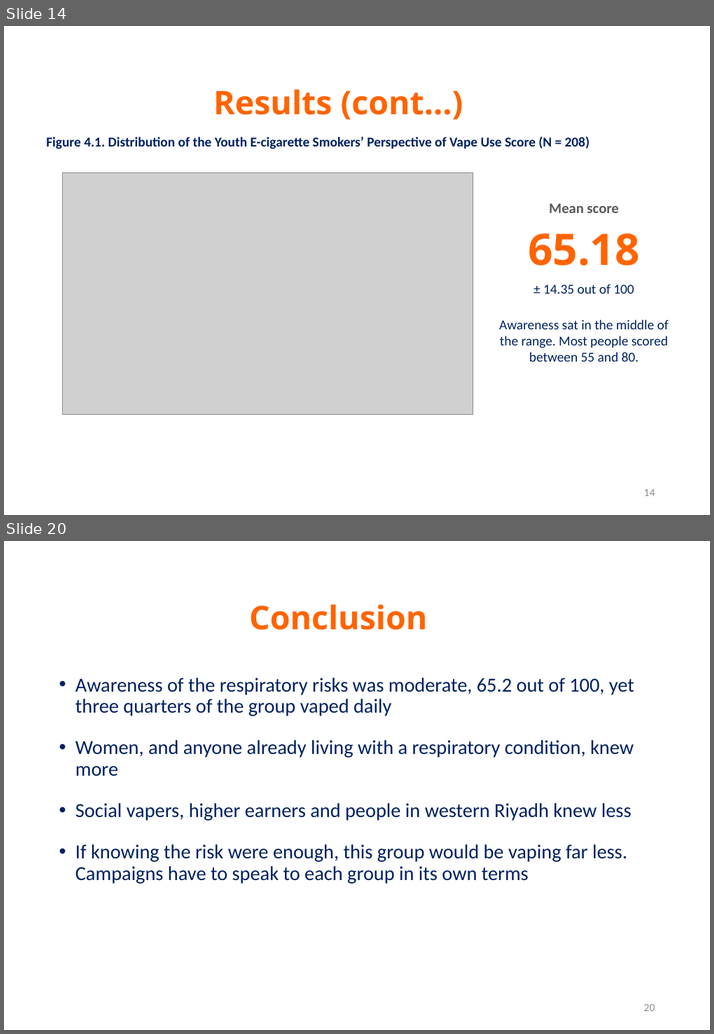
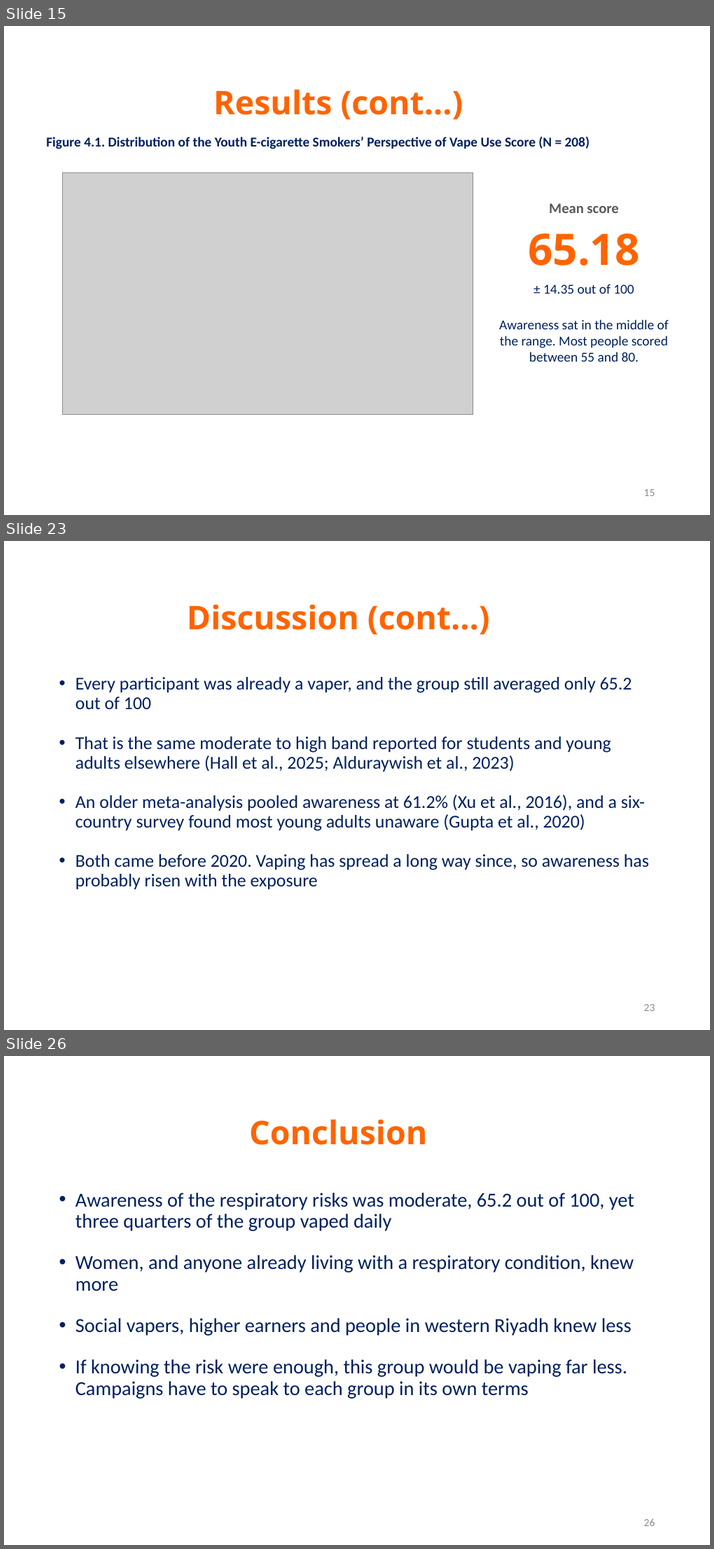
Before and after one commit to alinoshiliabunader-arch/CIPC, a slide deck: output/Basmah_Alanazi_Thesis_Defense.pptx. Shown one above the other, each under a label of ours: slides 14 and 20 before the commit, slides 15, 23 and 26 after it; the slides between them are not shown. The pictures are 714x1034 and 714x1549 pixels, drawn with LibreOffice and Linux fonts; fonts in the diff are those of the drawing; grey boxes stand for pictures; background and template pictures are left out. Boxes give left, top, right and bottom in pixels: in the first picture for what was removed or moved away, otherwise in the second. Text is boxed around its words. In the diff, an @@ line names an element or a change of style, - is before the commit and + after.

```diff
--- a/output/Basmah_Alanazi_Thesis_Defense.pptx
+++ b/output/Basmah_Alanazi_Thesis_Defense.pptx
@@ slide 23 added at (4,541,710,1030), background picture (left out) @@
@@ title added at (187,604,490,635), 36 pt, text #FF6400, bold @@
+Discussion (cont…)
@@ text added at (75,677,649,890), 20 pt, text #002060 @@
+• Every participant was already a vaper, and the group still averaged only 65.2 out of 100
+• That is the same moderate to high band reported for students and young adults elsewhere (Hall et al., 2025; Alduraywish et al., 2023)
+• An older meta-analysis pooled awareness at 61.2% (Xu et al., 2016), and a six-country survey found most young adults unaware (Gupta et al., 2020)
+• Both came before 2020. Vaping has spread a long way since, so awareness has probably risen with the exposure
@@ page number added at (644,1004,655,1011), 12 pt, text #8C8C8C @@
+23
@@ what was slide 14 is now slide 15 @@
@@ page number at (644,489,655,496): text changed @@
-14
+15
@@ what was slide 20 is now slide 26 @@
@@ page number at (644,1518,655,1526): text changed @@
-20
+26
```
Also in this commit, not shown: 8 slides changed, 6 other slides added, 1 slide removed.
